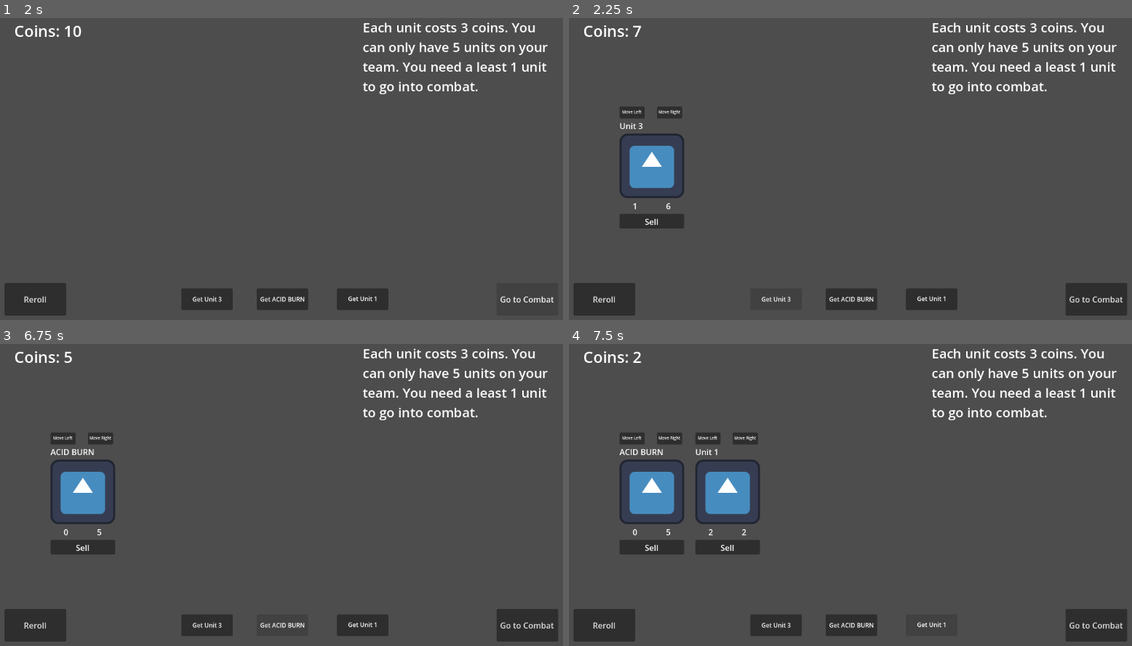
Above: before the commit, frames 1-4 (two rows, left to right).
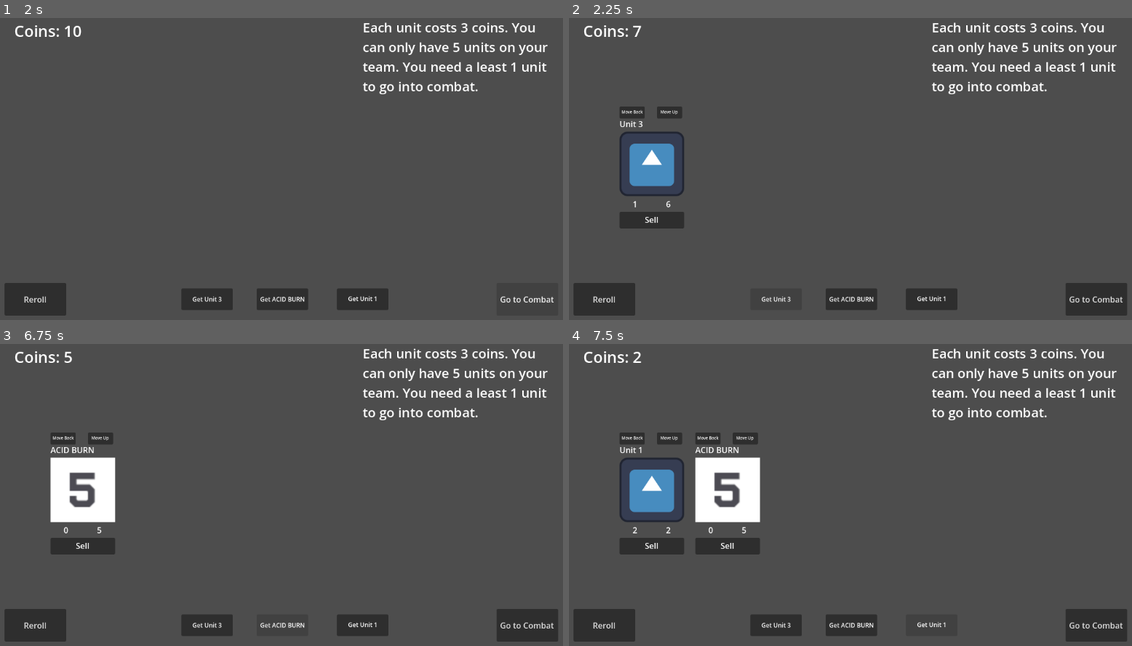
Above: after the commit, the same moments.

Repository: skeeeth/HACKER_AUTO_PETS
Game: Godot game, scene res://Scenes/ShopScene.tscn
Same seed, same stepped clock (60 frames per second), same inputs: the game is played once before the commit and once after it. The engine's default icon, where the game draws it, is replaced by a stand-in: a white triangle on a blue panel in a dark square.
Inputs (mouse positions are in pixels of both pictures, inside the frame that each line leads up to):
- Up to frame 1 (2 s): click "Go to Combat" at 0.5 s; click "Go to Combat" at 1.25 s
- Up to frame 2 (2.25 s): click "Get Unit 3" at 2 s
- Up to frame 3 (6.75 s): click (61, 437) at 2.75 s, where only the run before the commit has a clickable "Move Left"; click (61, 437) at 3.5 s, where only the run after the commit has a clickable "Move Back"; click (101, 437) at 4.25 s, where only the run before the commit has a clickable "Move Right"; click (101, 437) at 5 s, where only the run after the commit has a clickable "Move Up"; click "Sell" at 5.75 s; click "Get ACID BURN" at 6.5 s
- Up to frame 4 (7.5 s): click "Get Unit 1" at 7.25 s

Frame 1 is identical in both runs. In frame 2, 0.6% of the frame differs, in the area x 9-21%, y 30-69%; in frame 3, 2.9%; in frame 4, 3.6%, in the area x 8-34%, y 30-69%.

Commit message:
Added sprite to shop unit and fixed unit placement
In the shop, the unit bought are displayed from right to left now, meaning the first unit bought is on the leftmost side.

Diff:
--- a/Scenes/CombatUnitControlScene.tscn
+++ b/Scenes/CombatUnitControlScene.tscn
@@ -6,7 +6,7 @@
 [sub_resource type="LabelSettings" id="LabelSettings_e2tyl"]
 font_size = 8
 
-[node name="Control" type="Control" unique_id=1160461755 node_paths=PackedStringArray("damage_label", "health_label", "name_label")]
+[node name="Control" type="Control" unique_id=1160461755 node_paths=PackedStringArray("damage_label", "health_label", "name_label", "sprite")]
 layout_mode = 3
 anchors_preset = 0
 offset_right = 128.0
@@ -15,34 +15,35 @@
 damage_label = NodePath("VBoxContainer/HBoxContainer/Damage")
 health_label = NodePath("VBoxContainer/HBoxContainer/Health")
 name_label = NodePath("VBoxContainer/Name")
+sprite = NodePath("VBoxContainer/TextureRect")
 
-[node name="MoveLeft" type="Button" parent="." unique_id=1347343440]
+[node name="MoveBack" type="Button" parent="." unique_id=1347343440]
 layout_mode = 0
 offset_top = -1.0
 offset_right = 50.0
 offset_bottom = 23.0
 
-[node name="Label" type="Label" parent="MoveLeft" unique_id=312008566]
+[node name="Label" type="Label" parent="MoveBack" unique_id=312008566]
 layout_mode = 0
 offset_right = 50.0
 offset_bottom = 23.0
-text = "Move Left"
+text = "Move Back"
 label_settings = SubResource("LabelSettings_e2tyl")
 horizontal_alignment = 1
 vertical_alignment = 1
 
-[node name="MoveRight" type="Button" parent="." unique_id=1208022678]
+[node name="MoveUp" type="Button" parent="." unique_id=1208022678]
 layout_mode = 0
 offset_left = 74.0
 offset_top = -1.0
 offset_right = 124.0
 offset_bottom = 23.0
 
-[node name="Label" type="Label" parent="MoveRight" unique_id=127537799]
+[node name="Label" type="Label" parent="MoveUp" unique_id=127537799]
 layout_mode = 0
 offset_right = 50.0
 offset_bottom = 23.0
-text = "Move Right"
+text = "Move Up"
 label_settings = SubResource("LabelSettings_e2tyl")
 horizontal_alignment = 1
 vertical_alignment = 1
@@ -54,9 +55,6 @@
 offset_bottom = 241.0
 mouse_filter = 2
 
-[node name="HBoxContainer2" type="HBoxContainer" parent="VBoxContainer" unique_id=1002196207]
-layout_mode = 2
-
 [node name="Name" type="Label" parent="VBoxContainer" unique_id=14710546]
 layout_mode = 2
 text = "Name"
@@ -64,6 +62,7 @@
 [node name="TextureRect" type="TextureRect" parent="VBoxContainer" unique_id=666714825]
 layout_mode = 2
 texture = ExtResource("2_p5t4v")
+expand_mode = 4
 
 [node name="HBoxContainer" type="HBoxContainer" parent="VBoxContainer" unique_id=1935330045]
 layout_mode = 2
@@ -80,11 +79,11 @@
 text = "X"
 horizontal_alignment = 1
 
-[node name="Button" type="Button" parent="VBoxContainer" unique_id=126880458]
+[node name="SellButton" type="Button" parent="VBoxContainer" unique_id=126880458]
 layout_mode = 2
 size_flags_vertical = 3
 
-[node name="Label" type="Label" parent="VBoxContainer/Button" unique_id=811910128]
+[node name="Label" type="Label" parent="VBoxContainer/SellButton" unique_id=811910128]
 layout_mode = 0
 offset_right = 128.0
 offset_bottom = 32.0
@@ -92,6 +91,6 @@
 horizontal_alignment = 1
 vertical_alignment = 1
 
-[connection signal="pressed" from="MoveLeft" to="." method="_on_move_left_pressed"]
-[connection signal="pressed" from="MoveRight" to="." method="_on_move_right_pressed"]
-[connection signal="pressed" from="VBoxContainer/Button" to="." method="_on_sell_button_pressed"]
+[connection signal="pressed" from="MoveBack" to="." method="_on_move_back_pressed"]
+[connection signal="pressed" from="MoveUp" to="." method="_on_move_up_pressed"]
+[connection signal="pressed" from="VBoxContainer/SellButton" to="." method="_on_sell_button_pressed"]
--- a/Scenes/ShopScene.tscn
+++ b/Scenes/ShopScene.tscn
@@ -19,12 +19,13 @@
 [sub_resource type="LabelSettings" id="LabelSettings_3qq02"]
 font_size = 26
 
-[node name="ShopScene" type="Node2D" unique_id=1666678237 node_paths=PackedStringArray("purchase_buttons", "coin_text_node")]
+[node name="ShopScene" type="Node2D" unique_id=1666678237 node_paths=PackedStringArray("purchase_buttons", "coin_text_node", "unit_holder")]
 script = ExtResource("1_x7s06")
 combat_scene_file_path = "res://Scenes/CombatSim.tscn"
 purchasable_units = Array[ExtResource("2_medpt")]([ExtResource("3_je6ka"), ExtResource("5_1itlx"), ExtResource("5_medpt"), ExtResource("6_1itlx"), ExtResource("7_k8c1k"), ExtResource("8_k8c1k")])
 purchase_buttons = [NodePath("Buttons/PurchaseUnitButton1"), NodePath("Buttons/PurchaseUnitButton2"), NodePath("Buttons/PurchaseUnitButton3")]
 coin_text_node = NodePath("CoinText")
+unit_holder = NodePath("UnitHolder")
 
 [node name="Camera2D" type="Camera2D" parent="." unique_id=679468185]
 
--- a/Scripts/combat_class_control.gd
+++ b/Scripts/combat_class_control.gd
@@ -7,9 +7,11 @@
 @export var damage_label: Label
 @export var health_label: Label
 @export var name_label : Label
-@export var shop_manager : ShopManager
+@export var sprite : TextureRect
 
 @export var object_index : int
+var shop_manager : ShopManager
+
 var moved_position : bool
 var effect : EffectData
 var unit_data : UnitData
@@ -39,6 +41,7 @@
 	health = data.health
 	name_label.text = data.unit_name
 	effect = data.effect
+	sprite.texture = data.effect.sprite
 	unit_data = data
 	object_index = index
 
@@ -49,18 +52,18 @@
 	queue_free()
 
 
-func _on_move_left_pressed() -> void:
+func _on_move_up_pressed() -> void:
 	moved_position = PlayerUnitsContainer.move_unit_in_list(object_index, -1)
 
 	if moved_position == true:
 		object_index -= 1
-		moved_unit.emit(self, -1)
+		moved_unit.emit(self, 1)
 
 
 
-func _on_move_right_pressed() -> void:
+func _on_move_back_pressed() -> void:
 	moved_position = PlayerUnitsContainer.move_unit_in_list(object_index, 1)
 
 	if moved_position == true:
 		object_index += 1
-		moved_unit.emit(self, 1)
+		moved_unit.emit(self, -1)
--- a/Scripts/shop_scene.gd
+++ b/Scripts/shop_scene.gd
@@ -10,6 +10,7 @@
 @export var coins : int = 10
 @export var unit_cost : int = 3
 @export var coin_text_node : Label
+@export var unit_holder : HBoxContainer
 
 var base_coin_text : String
 
@@ -35,12 +36,11 @@
 ## This function calls the _add_to_stack function
 ## for each unit in the PlayerUnitsContainer class
 func _add_all_to_stack() -> void:
-
 	for data in PlayerUnitsContainer.ally_unit_list:
 		var new_unit : CombatUnitControl
 		new_unit = UNIT_CONTROL_SCENE.instantiate()
 		new_unit.dress(data, list_index)
-		get_tree().get_root().get_node("ShopScene/UnitHolder").add_child(new_unit)
+		unit_holder.add_child(new_unit)
 		player_stack.append(new_unit)
 		list_index += 1
 	list_index = 0
@@ -52,7 +52,8 @@
 	var new_unit : CombatUnitControl
 	new_unit = UNIT_CONTROL_SCENE.instantiate()
 	new_unit.dress(data, PlayerUnitsContainer.ally_unit_list.size() - 1)
-	get_tree().get_root().get_node("ShopScene/UnitHolder").add_child(new_unit)
+	unit_holder.add_child(new_unit)
+	unit_holder.move_child(new_unit, 0)
 	return new_unit
 
 
@@ -106,10 +107,10 @@
 
 
 func move_unit(unit : CombatUnitControl, direction : int) -> void:
-	print(unit.name_label.text, ": ", unit.get_index())
+	print(unit.name_label.text, ": ", unit.object_index - 1)
 	if direction == -1:
-		get_tree().get_root().get_node("ShopScene/UnitHolder").move_child(unit, unit.get_index() - 1)
-		print(unit.name_label.text, ": ", unit.get_index())
+		unit_holder.move_child(unit, unit.get_index() - 1)
+		print(unit.name_label.text, ": ", unit.object_index)
 	else:
-		get_tree().get_root().get_node("ShopScene/UnitHolder").move_child(unit, unit.get_index() + 1)
-		print(unit.name_label.text, ": ", unit.get_index())
+		unit_holder.move_child(unit, unit.get_index() + 1)
+		print(unit.name_label.text, ": ", unit.object_index)
